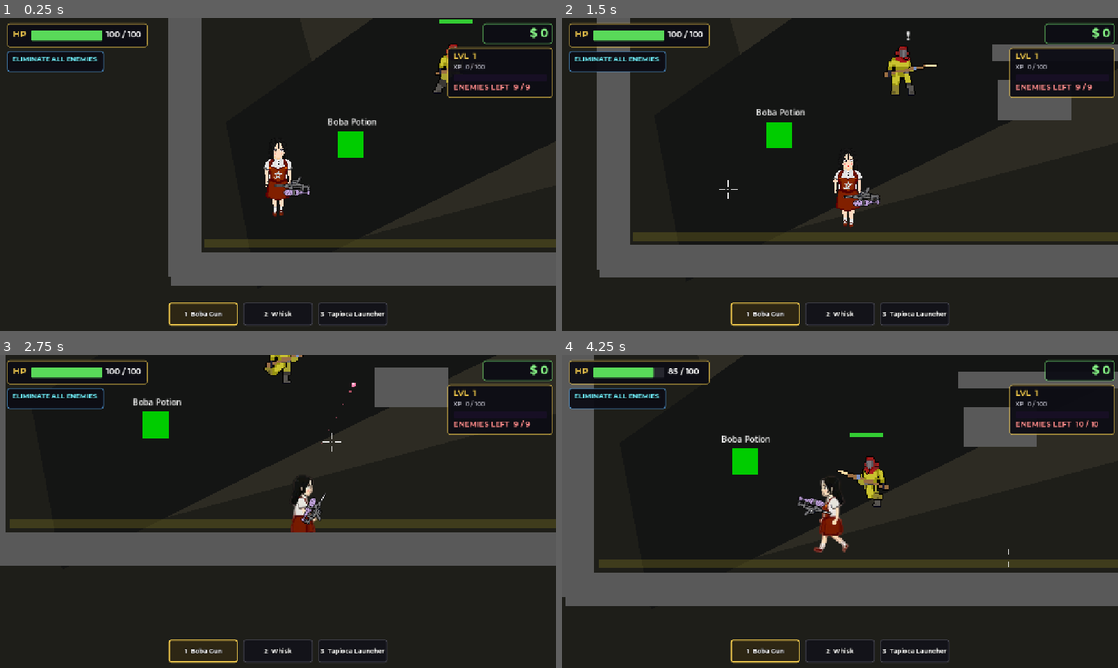
Above: before the commit, frames 1-4 (two rows, left to right).
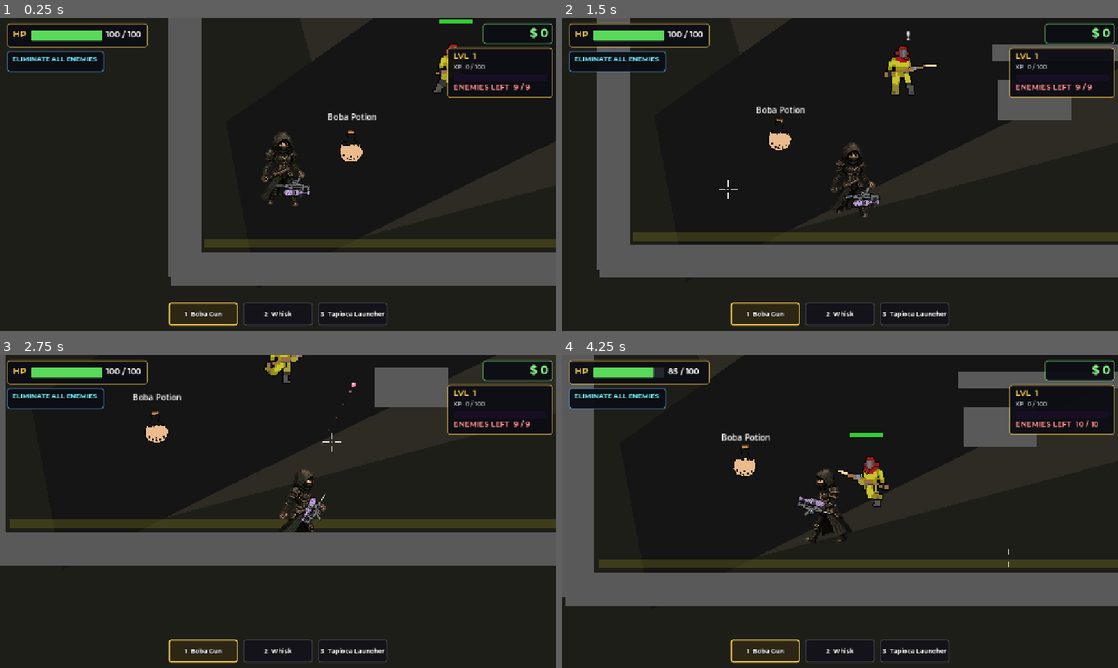
Above: after the commit, the same moments.

Repository: coyote321/BobaGame
Game: Godot game, scene res://Scenes/MissionScene5.tscn
Same seed, same stepped clock (60 frames per second), same inputs: the game is played once before the commit and once after it. This scene is started directly instead of the project's main scene. Sound files missing from this copy of the repository are replaced by a short silence.
Inputs (mouse positions are in pixels of both pictures, inside the frame that each line leads up to):
- Up to frame 1 (0.25 s): no input
- Up to frame 2 (1.5 s): tap Enter (ui_accept) at 0.5, 0.77 s; move the mouse to (962, 158) at 0.52 s; hold D (move_right) 0.53-1.28 s; tap G (ability) at 0.6 s; click (962, 158) at 0.67 s; move the mouse to (728, 190) at 1.27 s; hold S (move_down) from 1.28 s (still down); right-click (728, 190) at 1.35 s
- Up to frame 3 (2.75 s): tap Enter (ui_accept) at 1.52 s; move the mouse to (333, 442) at 2.02 s; release S (move_down) at 2.03 s; press the mouse at (333, 442) at 2.03 s; hold D (move_right) from 2.03 s (still down)
- Up to frame 4 (4.25 s): move the mouse to (812, 574) at 2.77 s; release D (move_right) at 2.78 s; release the mouse at (812, 574) at 2.78 s; hold W (move_up) 2.78-3.53 s; tap Ctrl (crouch) at 2.85 s; click (812, 574) at 2.92 s; tap Enter (ui_accept) at 3.02, 3.77 s; move the mouse to (1006, 558) at 3.52 s; hold A (move_left) from 3.53 s (still down); hold E (interact) from 3.53 s (still down)

The runs differ from the first frame. In frame 1, 1.5% of the frame differs, in the area x 46-68%, y 30-64%; in frame 2, 1.3%; in frame 3, 1.2%; in frame 4, 1.4%.

Commit message:
mc-mission art

Diff:
--- a/Scenes/BobaHealingPotion.tscn
+++ b/Scenes/BobaHealingPotion.tscn
@@ -1,6 +1,7 @@
-[gd_scene load_steps=2 format=3]
+[gd_scene load_steps=3 format=3]
 
 [ext_resource type="Script" path="res://Scripts/BobaHealingPotion.gd" id="1_script"]
+[ext_resource type="Texture2D" path="res://Assets/Sprites/BobaPotion.png" id="2_potion"]
 
 [sub_resource type="CircleShape2D" id="CircleShape2D_heal"]
 radius = 40.0
@@ -10,18 +11,23 @@
 collision_mask = 2
 script = ExtResource("1_script")
 
-[node name="ColorRect" type="ColorRect" parent="."]
-offset_left = -25.0
-offset_top = -25.0
-offset_right = 25.0
-offset_bottom = 25.0
-color = Color(0.0, 0.8, 0.0, 1.0)
+[node name="VisualRoot" type="Node2D" parent="."]
+
+[node name="Shadow" type="Polygon2D" parent="VisualRoot"]
+position = Vector2(0, 23)
+color = Color(0, 0, 0, 0.22)
+polygon = PackedVector2Array(-22, -4, -12, -8, 12, -8, 22, -4, 18, 2, 8, 5, -8, 5, -18, 2)
+
+[node name="Sprite2D" type="Sprite2D" parent="VisualRoot"]
+texture_filter = 1
+texture = ExtResource("2_potion")
+scale = Vector2(1.35, 1.35)
 
 [node name="Label" type="Label" parent="."]
 offset_left = -45.0
-offset_top = -55.0
+offset_top = -62.0
 offset_right = 45.0
-offset_bottom = -35.0
+offset_bottom = -42.0
 text = "Boba Potion"
 horizontal_alignment = 1
 vertical_alignment = 1
--- a/Scripts/BobaHealingPotion.gd
+++ b/Scripts/BobaHealingPotion.gd
@@ -10,13 +10,16 @@
 var _picked_up: bool = false
 var _prompt_label: Label = null
 var _bob_offset: float = 0.0
-var _base_y: float = 0.0
+var _visual_base_position := Vector2.ZERO
 var _pickup_sfx: AudioStreamPlayer = null
+@onready var _visual_root := get_node_or_null("VisualRoot") as Node2D
+@onready var _shadow := get_node_or_null("VisualRoot/Shadow") as Polygon2D
 
 func _ready() -> void:
 	body_entered.connect(_on_body_entered)
 	body_exited.connect(_on_body_exited)
-	_base_y = position.y
+	if _visual_root:
+		_visual_base_position = _visual_root.position
 
 	# Heal potion sound effect
 	_pickup_sfx = AudioStreamPlayer.new()
@@ -38,9 +41,16 @@
 func _process(delta: float) -> void:
 	if _picked_up:
 		return
-	# Gentle bobbing animation to make the pickup noticeable
-	_bob_offset += delta * 2.5
-	position.y = _base_y + sin(_bob_offset) * 4.0
+	# Keep collision steady while the potion itself floats.
+	_bob_offset += delta * 2.6
+	var lift := sin(_bob_offset)
+	if _visual_root:
+		_visual_root.position = _visual_base_position + Vector2(0.0, lift * 7.0)
+		_visual_root.rotation = sin(_bob_offset * 0.65) * 0.06
+	if _shadow:
+		var squash := 1.0 - (lift * 0.08)
+		_shadow.scale = Vector2(1.0 + lift * 0.08, squash)
+		_shadow.modulate.a = 0.65 - lift * 0.18
 
 func _unhandled_input(event: InputEvent) -> void:
 	if _picked_up or _player_in_range == null:
--- a/Scripts/PlayerController.gd
+++ b/Scripts/PlayerController.gd
@@ -10,18 +10,28 @@
 var is_aiming = false
 
 const WALK_FRAME_RATE := 10.0
+const IDLE_FRAME_RATE := 8.0
 const SIDE_WALK_TEXTURE: Texture2D = preload("res://Assets/Sprites/mc_walk_side.png")
 const BACK_WALK_TEXTURE: Texture2D = preload("res://Assets/Sprites/mc-mc_walk_backwards.png")
+const ASSASSIN_IDLE_TEXTURE: Texture2D = preload("res://Assets/Sprites/Assassin-idle.png")
+const ASSASSIN_WALK_TEXTURE: Texture2D = preload("res://Assets/Sprites/Assassin-walk.png")
+const ASSASSIN_WALK_SOUTH_TEXTURE: Texture2D = preload("res://Assets/Sprites/Assassin-walking_south.png")
 const FRONT_WALK_HFRAMES := 8
 const FRONT_WALK_VFRAMES := 1
 const FRONT_WALK_FRAME_COUNT := 8
 const WALK_GRID_HFRAMES := 5
 const WALK_GRID_VFRAMES := 5
 const WALK_GRID_FRAME_COUNT := 25
+const ASSASSIN_IDLE_HFRAMES := 5
+const ASSASSIN_IDLE_VFRAMES := 5
+const ASSASSIN_IDLE_FRAME_COUNT := 25
 const CHARACTER_TARGET_VISIBLE_HEIGHT_PX := 153.0
 const FRONT_WALK_VISIBLE_HEIGHT_PX := 149.0
 const SIDE_WALK_VISIBLE_HEIGHT_PX := 101.0
 const BACK_WALK_VISIBLE_HEIGHT_PX := 98.0
+const ASSASSIN_IDLE_VISIBLE_HEIGHT_PX := 136.0
+const ASSASSIN_WALK_VISIBLE_HEIGHT_PX := 136.0
+const ASSASSIN_WALK_SOUTH_VISIBLE_HEIGHT_PX := 136.0
 const FRONT_HAND_ANCHOR := Vector2(28.0, 22.0)
 const SIDE_RIGHT_HAND_ANCHOR := Vector2(38.0, -5.0)
 const SIDE_LEFT_HAND_ANCHOR := Vector2(-14.0, -5.0)
@@ -323,16 +333,25 @@
 	_update_character_scale()
 
 func _update_directional_character_animation(delta: float, move_direction: Vector2, is_moving: bool) -> void:
+	if _should_use_assassin_idle(is_moving):
+		_update_assassin_idle_animation(delta)
+		return
+
 	var facing := move_direction if is_moving else _last_character_facing
 	if is_moving:
 		_last_character_facing = move_direction
 
 	if absf(facing.x) >= absf(facing.y) and absf(facing.x) > 0.0:
-		_update_grid_walk_animation(delta, SIDE_WALK_TEXTURE, facing.x < 0.0, is_moving)
+		var side_texture := ASSASSIN_WALK_TEXTURE if GameManager.current_phase == "MISSION" else SIDE_WALK_TEXTURE
+		_update_grid_walk_animation(delta, side_texture, facing.x < 0.0, is_moving)
 		return
 
 	if facing.y < 0.0:
 		_update_grid_walk_animation(delta, BACK_WALK_TEXTURE, false, is_moving)
+		return
+
+	if GameManager.current_phase == "MISSION" and is_moving:
+		_update_grid_walk_animation(delta, ASSASSIN_WALK_SOUTH_TEXTURE, false, true)
 		return
 
 	_set_character_animation_sheet(_front_back_walk_texture, FRONT_WALK_HFRAMES, FRONT_WALK_VFRAMES, false)
@@ -342,6 +361,15 @@
 	else:
 		_walk_frame_time = 0.0
 		_character_sprite.frame = 0
+
+func _should_use_assassin_idle(is_moving: bool) -> bool:
+	return GameManager.current_phase == "MISSION" and not is_moving
+
+func _update_assassin_idle_animation(delta: float) -> void:
+	_last_character_facing = Vector2.DOWN
+	_set_character_animation_sheet(ASSASSIN_IDLE_TEXTURE, ASSASSIN_IDLE_HFRAMES, ASSASSIN_IDLE_VFRAMES, false)
+	_walk_frame_time += delta * IDLE_FRAME_RATE
+	_character_sprite.frame = int(_walk_frame_time) % ASSASSIN_IDLE_FRAME_COUNT
 
 func _update_grid_walk_animation(delta: float, texture: Texture2D, flip_h: bool, is_moving: bool) -> void:
 	_set_character_animation_sheet(texture, WALK_GRID_HFRAMES, WALK_GRID_VFRAMES, flip_h)
@@ -393,6 +421,12 @@
 		return SIDE_WALK_VISIBLE_HEIGHT_PX
 	if texture == BACK_WALK_TEXTURE:
 		return BACK_WALK_VISIBLE_HEIGHT_PX
+	if texture == ASSASSIN_IDLE_TEXTURE:
+		return ASSASSIN_IDLE_VISIBLE_HEIGHT_PX
+	if texture == ASSASSIN_WALK_TEXTURE:
+		return ASSASSIN_WALK_VISIBLE_HEIGHT_PX
+	if texture == ASSASSIN_WALK_SOUTH_TEXTURE:
+		return ASSASSIN_WALK_SOUTH_VISIBLE_HEIGHT_PX
 	if texture == _front_back_walk_texture:
 		return FRONT_WALK_VISIBLE_HEIGHT_PX
 	return 0.0
Binary file added: Assets/Sprites/Assassin-idle.png
Not shown, added: Assets/Sprites/Assassin-idle.png.import
Binary file added: Assets/Sprites/Assassin-walk.png
Not shown, added: Assets/Sprites/Assassin-walk.png.import
Binary file added: Assets/Sprites/Assassin-walking_south.png
Not shown, added: Assets/Sprites/Assassin-walking_south.png.import
Binary file added: Assets/Sprites/BobaPotion.png
Not shown, added: Assets/Sprites/BobaPotion.png.import
Binary file added: Scenes/Screenshot 2026-05-18 at 3.41.55 PM.png
Not shown, added: Scenes/Screenshot 2026-05-18 at 3.41.55 PM.png.import
Not shown, changed: .cursor/debug-2bc24f.log
